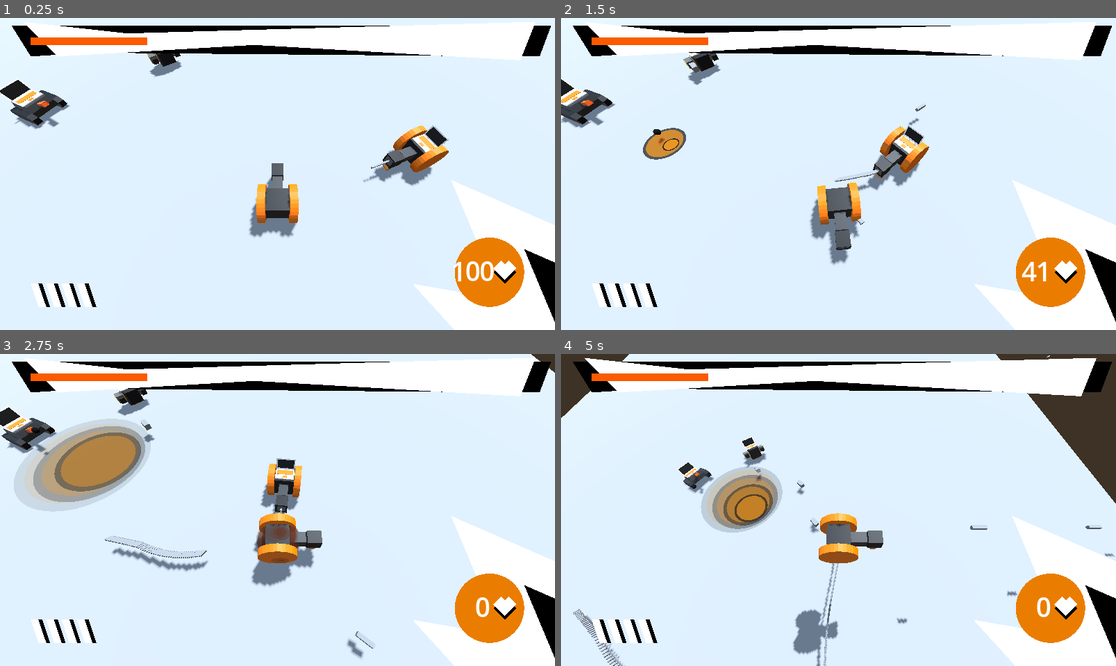
Above: before the commit, frames 1-4 (two rows, left to right).
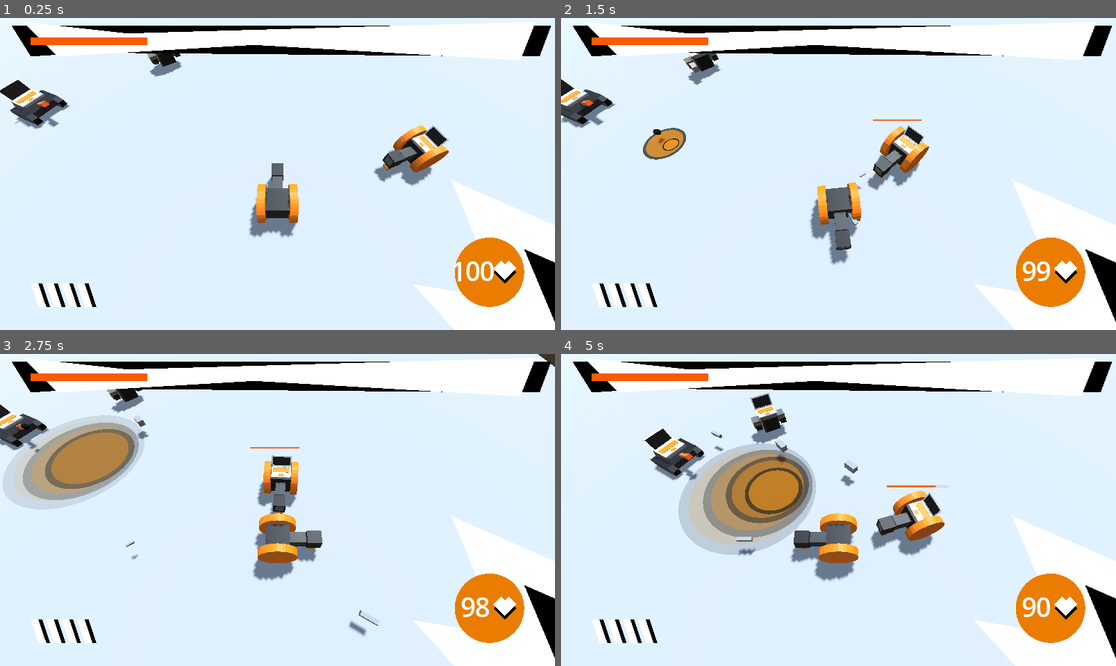
Above: after the commit, the same moments.

Repository: Username4D/Frameclash
Game: Godot game, scene res://scenes/arena_scene.tscn
Same seed, same stepped clock (60 frames per second), same inputs: the game is played once before the commit and once after it. The engine's default icon, where the game draws it, is replaced by a stand-in: a white triangle on a blue panel in a dark square.
Inputs:
- Up to frame 1 (0.25 s): no input
- Up to frame 2 (1.5 s): hold Right (ui_right) 0.53-1.28 s; tap Space (shoot) at 0.6, 1.35 s; hold Down (ui_down) from 1.28 s (still down)
- Up to frame 3 (2.75 s): release Down (ui_down) at 2.03 s; hold Right (ui_right) from 2.03 s (still down); tap Space (shoot) at 2.1 s
- Up to frame 4 (5 s): release Right (ui_right) at 2.78 s; hold Up (ui_up) 2.78-3.53 s; tap Space (shoot) at 2.85, 3.6, 4.35 s; hold Left (ui_left) from 3.53 s (still down)

The runs differ from the first frame. In frame 1, less than 0.1% of the frame differs, in the area x 65-71%, y 45-53%; in frame 2, 0.4%; in frame 3, 6.8%; in frame 4, 17%, in the area x 0-100%, y 0-100%.

Commit message:
added autofire with configurable rate

Diff:
--- a/project.godot
+++ b/project.godot
@@ -31,6 +31,12 @@
 
 [input]
 
+ui_accept={
+"deadzone": 0.5,
+"events": [Object(InputEventKey,"resource_local_to_scene":false,"resource_name":"","device":0,"window_id":0,"alt_pressed":false,"shift_pressed":false,"ctrl_pressed":false,"meta_pressed":false,"pressed":false,"keycode":4194309,"physical_keycode":0,"key_label":0,"unicode":0,"location":0,"echo":false,"script":null)
+, Object(InputEventKey,"resource_local_to_scene":false,"resource_name":"","device":0,"window_id":0,"alt_pressed":false,"shift_pressed":false,"ctrl_pressed":false,"meta_pressed":false,"pressed":false,"keycode":4194310,"physical_keycode":0,"key_label":0,"unicode":0,"location":0,"echo":false,"script":null)
+]
+}
 shoot={
 "deadzone": 0.2,
 "events": [Object(InputEventKey,"resource_local_to_scene":false,"resource_name":"","device":-1,"window_id":0,"alt_press …(191 unchanged characters)…
--- a/scripts/bomb.gd
+++ b/scripts/bomb.gd
@@ -4,7 +4,6 @@
 
 func _ready() -> void:
 	apply_central_force(Vector3(0.0,130,370).rotated(Vector3(0,1,0),self.rotation.y))
-	print((Vector3(0.0,0.0,100).rotated(Vector3(0,1,0),self.rotation.y)))
 
 
 func _integrate_forces(state: PhysicsDirectBodyState3D) -> void:
@@ -19,6 +18,5 @@
 		var exp = explosion.instantiate()
 		exp.position = self.position
 		self.get_parent().add_child(exp)
-		print(exp)
 		await get_tree().process_frame
 		self.queue_free()
--- a/scripts/bullet.gd
+++ b/scripts/bullet.gd
@@ -8,7 +8,6 @@
 	self.position += Vector3(0.0,0.0,speed).rotated(Vector3(0,1,0),self.rotation.y)
 
 func _on_body_entered(body: Node3D) -> void:
-	print("player")
 	if enemy and body.is_in_group("player"):
 
 		if body.health > 0:
--- a/scripts/player.gd
+++ b/scripts/player.gd
@@ -2,9 +2,12 @@
 
 const speed = 120
 
+@export var firerate = 0.4
 @export var bullet: PackedScene
 @export var health = 100
 
+var shooting = false
+var can_fire = true
 var ldirection = Vector2.ZERO
 func _physics_process(delta: float) -> void:
 	if health:
@@ -25,11 +28,23 @@
 		velocity.x = move_toward(velocity.x, 0, delta * 0.2)
 	velocity.y -= 2 * delta
 	move_and_slide()
-
+	if shooting and can_fire:
+		var nbullet = bullet.instantiate()
+		nbullet.position = self.position
+		can_fire = false
+		nbullet.rotation = $MeshInstance3D.rotation  + Vector3(0,0.5 * PI, 0)
+		self.get_parent().add_child(nbullet)
+		get_tree().create_timer(firerate, true, true).timeout.connect(enable)
 func _input(event: InputEvent) -> void:
 	if Input.is_action_just_pressed("shoot"):
-		var nbullet = bullet.instantiate()
-		nbullet.position = self.position
+		shooting = true
+		print("j")
+	if Input.is_action_just_released("shoot"):
+		print("lol")
+		shooting = false
 
-		nbullet.rotation = $MeshInstance3D.rotation  + Vector3(0,0.5 * PI, 0)
-		self.get_parent().add_child(nbullet)
+
+
+func enable():
+	print("sh")
+	can_fire = true
--- a/scripts/soldier.gd
+++ b/scripts/soldier.gd
@@ -11,7 +11,7 @@
 	shot_l.speed = 0.05
 	self.get_parent().get_parent().add_child(shot_l)
 
-	await get_tree().create_timer(0.).timeout.connect(shoot)
+	await get_tree().create_timer(0.65).timeout.connect(shoot)
 
 func _ready() -> void:
 	shoot()
